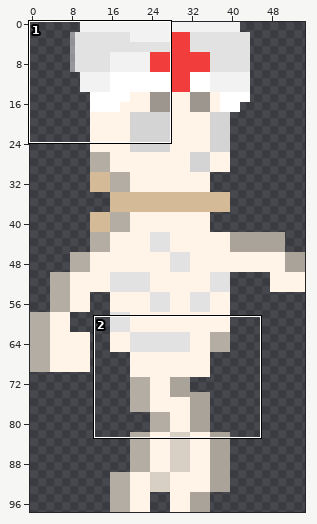
File history of a sprite sheet, pictures/healer3_walk.png. Above, an overview of the earlier version with the close-up marked.
Close-up. Earlier state:
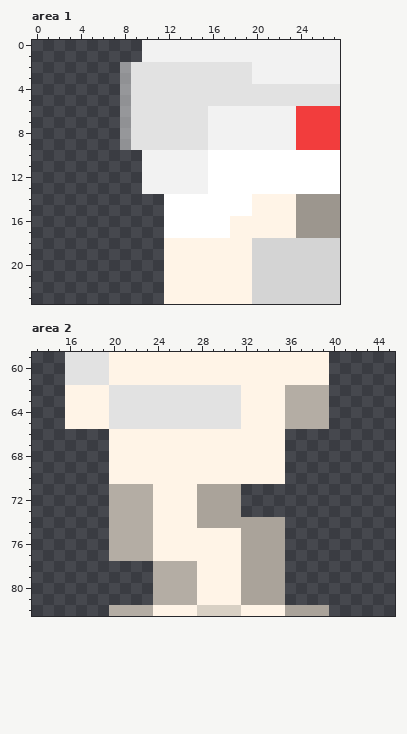
The file is 55x98 pixels. Colours within 5 levels of each other are drawn and written as one. Shown: area 1: x 0..27, y 0..23; area 2: x 13..45, y 59..82.
New version:
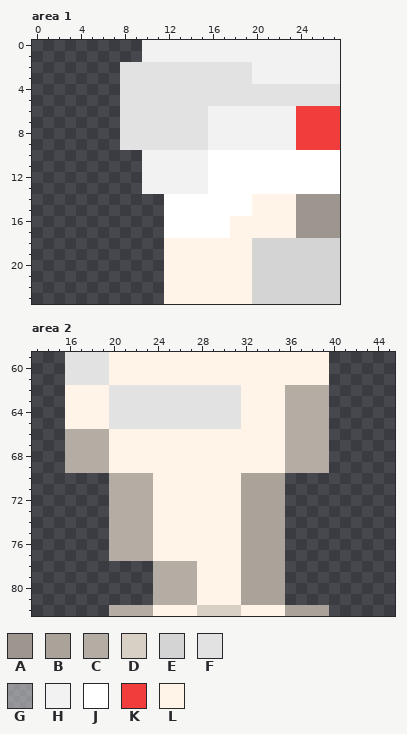
Palette (. is transparent): A #9c968e  B #aaa39a  C #b4ada4  D #d8d0c4  E #d4d4d4  F #e2e2e2  G #e5e5e580  H #f2f2f2  J #ffffff  K #f23d3d  L #fff4e7
Diff:
{"where": "area 1"}
{"y":2,"x":8,"old":"G","new":"F"}
{"y":3,"x":8,"old":"G","new":"F"}
{"y":4,"x":8,"old":"G","new":"F"}
{"y":5,"x":8,"old":"G","new":"F"}
{"y":6,"x":8,"old":"G","new":"F"}
{"y":7,"x":8,"old":"G","new":"F"}
{"y":8,"x":8,"old":"G","new":"F"}
{"y":9,"x":8,"old":"G","new":"F"}
{"where": "area 2"}
{"y":66,"x":16,"old":"....","new":"CCCC"}
{"y":66,"x":36,"old":"....","new":"CCCC"}
{"y":67,"x":16,"old":"....","new":"CCCC"}
{"y":67,"x":36,"old":"....","new":"CCCC"}
{"y":68,"x":16,"old":"....","new":"CCCC"}
{"y":68,"x":36,"old":"....","new":"CCCC"}
{"y":69,"x":16,"old":"....","new":"CCCC"}
{"y":69,"x":36,"old":"....","new":"CCCC"}
{"y":70,"x":20,"old":"LLLL","new":"CCCC"}
{"y":70,"x":32,"old":"LLLL","new":"BBBB"}
{"y":71,"x":28,"old":"BBBB....","new":"LLLLBBBB"}
{"y":72,"x":28,"old":"BBBB....","new":"LLLLBBBB"}
{"y":73,"x":28,"old":"BBBB....","new":"LLLLBBBB"}
{"y":74,"x":28,"old":"BBBB","new":"LLLL"}
